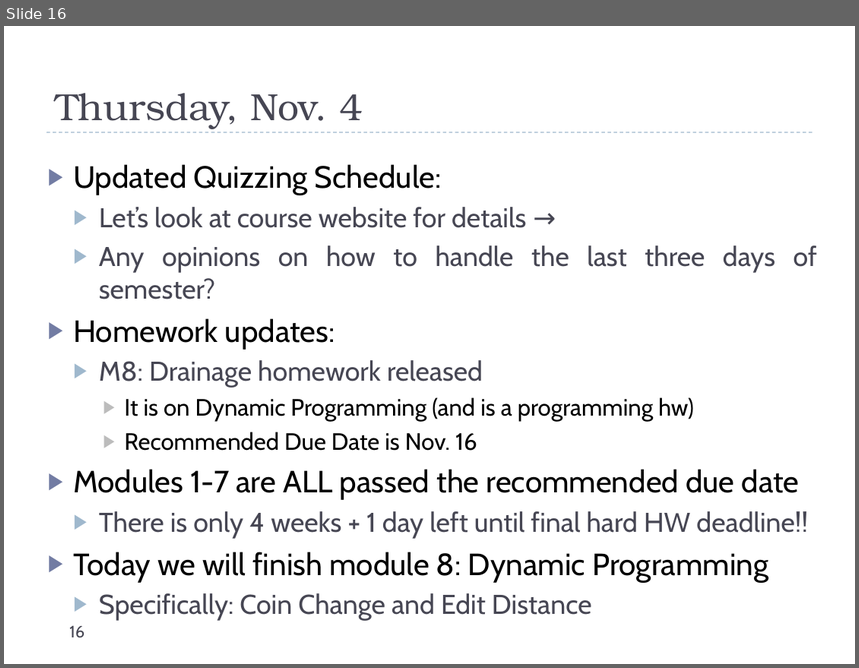
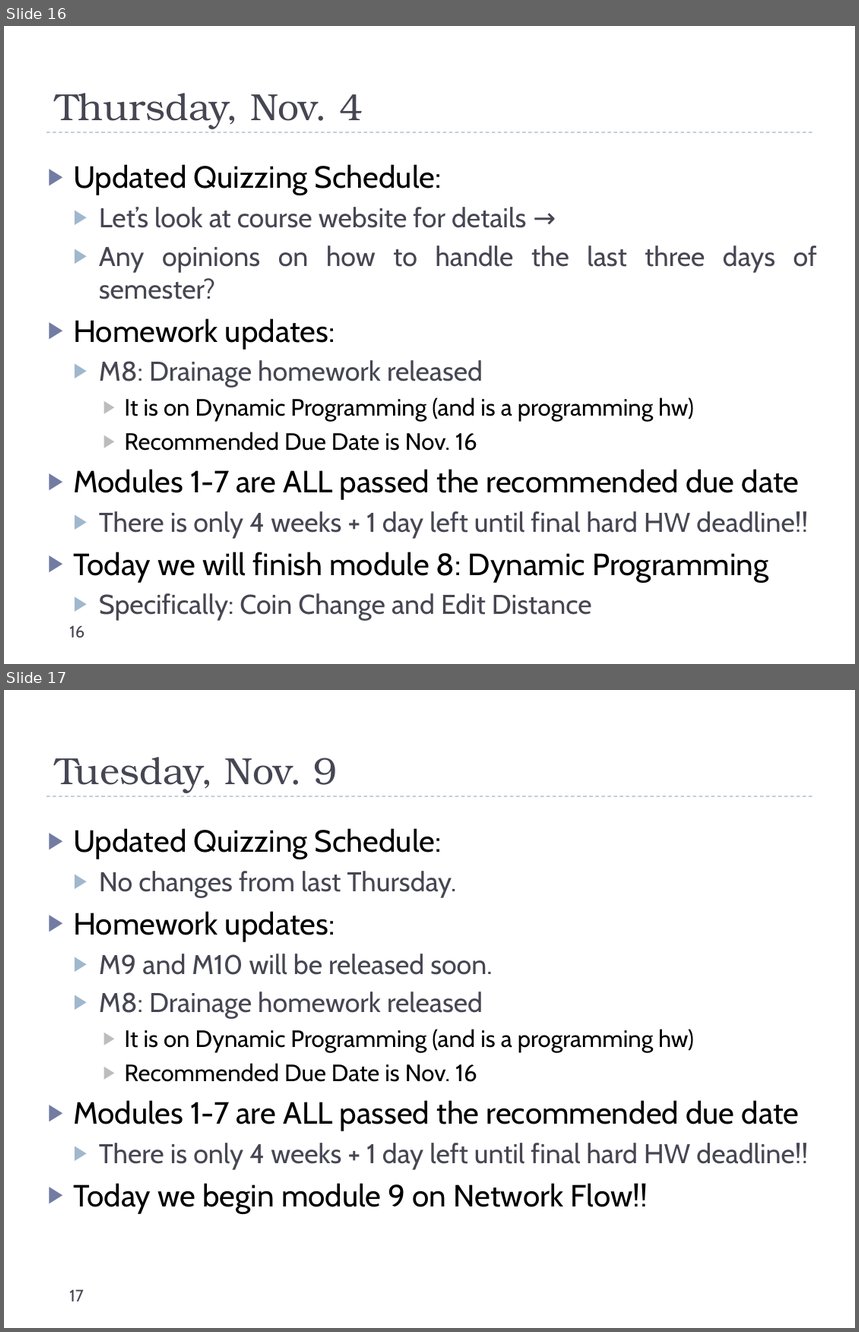
Before and after one commit to uva-cs/cs4102-f21, a slide deck: slides/dailyannouncements_mf.pptx. Shown one above the other, each under a label of ours: slide 16 before the commit, slides 16 and 17 after it. The pictures are 859x668 and 859x1332 pixels, drawn with LibreOffice and Linux fonts; fonts in the diff are those of the drawing. Boxes give left, top, right and bottom in pixels: in the first picture for what was removed or moved away, otherwise in the second. Text is boxed around its words. In the diff, an @@ line names an element or a change of style, - is before the commit and + after.

Commit message:
announcements

```diff
--- a/slides/dailyannouncements_mf.pptx
+++ b/slides/dailyannouncements_mf.pptx
@@ slide 17 added at [4,690,855,1328], background #FFFFFF; not listed: 1 template element that a slide beside it also shows @@
@@ title added at [55,757,338,793], 32 pt, text #464653 @@
+Tuesday, Nov. 9
@@ text added at [73,828,808,1214], 23 pt, text #000000 @@
+▶ Updated Quizzing Schedule:
+  ▶ No changes from last Thursday.
+▶ Homework updates:
+  ▶ M9 and M10 will be released soon.
+  ▶ M8: Drainage homework released
+    ▶ It is on Dynamic Programming (and is a programming hw)
+    ▶ Recommended Due Date is Nov. 16
+▶ Modules 1-7 are ALL passed the recommended due date
+  ▶ There is only 4 weeks + 1 day left until final hard HW deadline!!
+▶ Today we begin module 9 on Network Flow!!
@@ page number added at [69,1290,84,1302], 14 pt, text #464653 @@
+17
```
